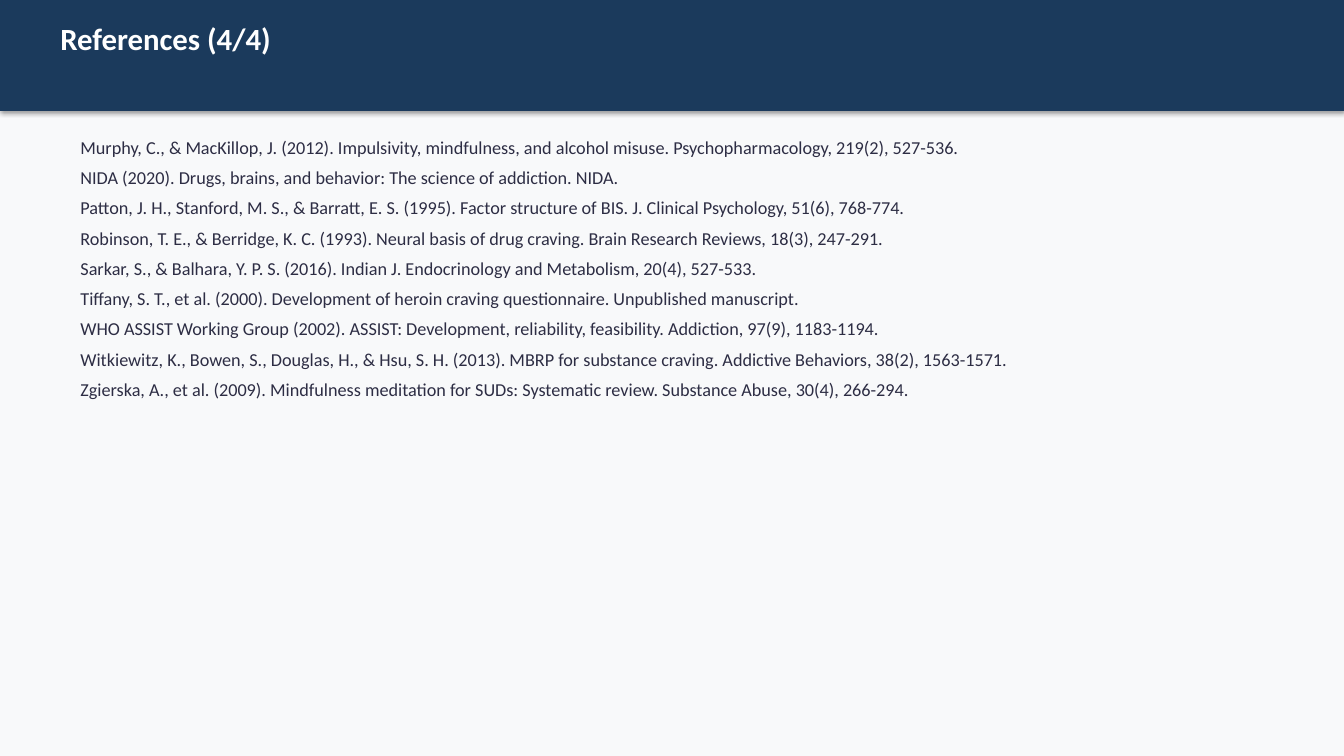
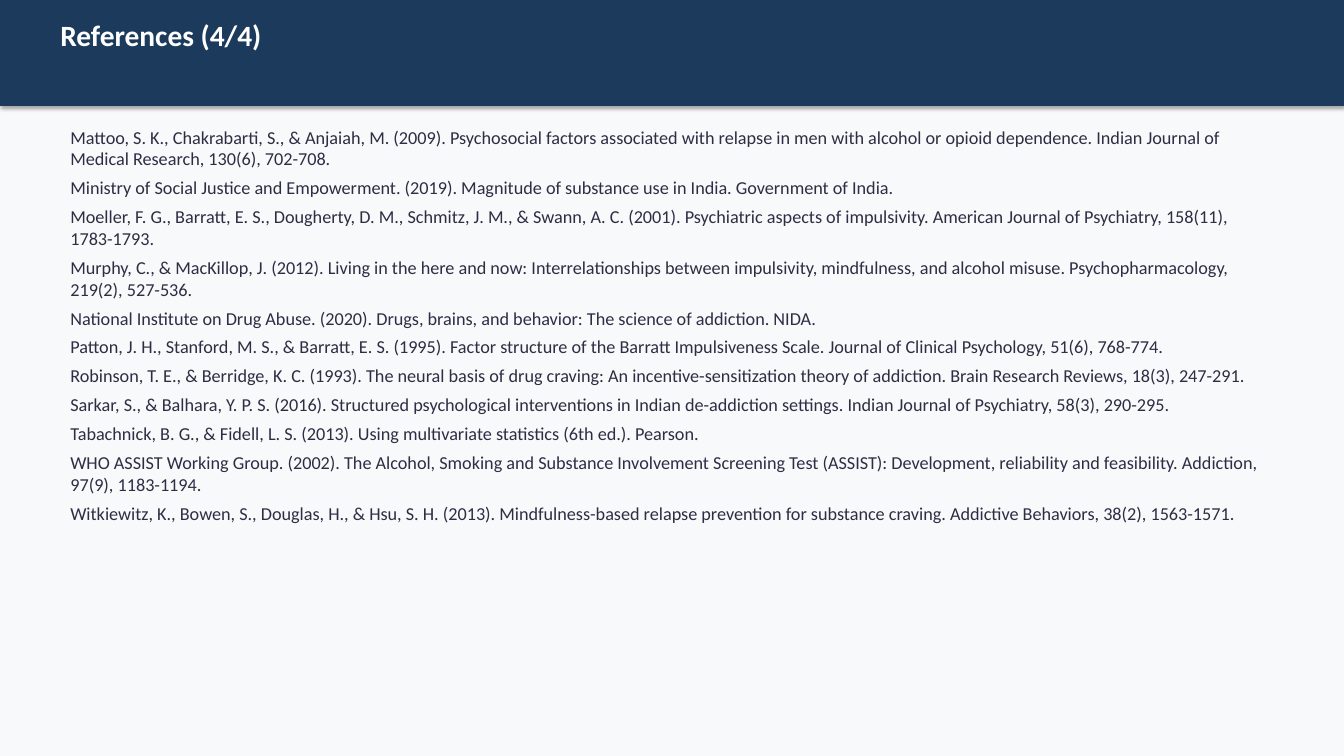
Before and after one commit to tejasdangodra786-byte/Dango-kiro, a slide deck: slide 41 of MBRP_Research_Synopsis_PPT.pptx (slide 38 before the commit). Drawn at 1344x756 pixels with LibreOffice and Linux fonts; fonts in the diff are those of the drawing. Boxes give left, top, right and bottom in pixels: in the first picture for what was removed or moved away, otherwise in the second. Text is boxed around its words. In the diff, an @@ line names an element or a change of style, - is before the commit and + after.

Commit message:
MBRP PPT v3: All corrections applied - OCDUS, 6 sessions/3 weeks, male justification, ANCOVA detail, null hypotheses, summary/conclusion, Man Nasha Mukti Kendra, APA7

```diff
--- a/MBRP_Research_Synopsis_PPT.pptx
+++ b/MBRP_Research_Synopsis_PPT.pptx
@@ rectangle: place and size @@
-rectangle at (0, 0, 1344, 111)
+rectangle at (0, 0, 1344, 106)
@@ text "References (4/4)" at (60, 24, 262, 51): size 22 to 21 pt @@
@@ text at (70, 131, 1257, 523): text changed @@
-Murphy, C., & MacKillop, J. (2012). Impulsivity, mindfulness, and alcohol misuse. Psychopharmacology, 219(2), 527-536.
-NIDA (2020). Drugs, brains, and behavior: The science of addiction. NIDA.
-Patton, J. H., Stanford, M. S., & Barratt, E. S. (1995). Factor structure of BIS. J. Clinical Psychology, 51(6), 768-774.
-Robinson, T. E., & Berridge, K. C. (1993). Neural basis of drug craving. Brain Research Reviews, 18(3), 247-291.
-Sarkar, S., & Balhara, Y. P. S. (2016). Indian J. Endocrinology and Metabolism, 20(4), 527-533.
-Tiffany, S. T., et al. (2000). Development of heroin craving questionnaire. Unpublished manuscript.
-WHO ASSIST Working Group (2002). ASSIST: Development, reliability, feasibility. Addiction, 97(9), 1183-1194.
-Witkiewitz, K., Bowen, S., Douglas, H., & Hsu, S. H. (2013). MBRP for substance craving. Addictive Behaviors, 38(2), 1563-1571.
-Zgierska, A., et al. (2009). Mindfulness meditation for SUDs: Systematic review. Substance Abuse, 30(4), 266-294.
+Mattoo, S. K., Chakrabarti, S., & Anjaiah, M. (2009). Psychosocial factors associated with relapse in men with alcohol or opioid dependence. Indian Journal of Medical Research, 130(6), 702-708.
+Ministry of Social Justice and Empowerment. (2019). Magnitude of substance use in India. Government of India.
+Moeller, F. G., Barratt, E. S., Dougherty, D. M., Schmitz, J. M., & Swann, A. C. (2001). Psychiatric aspects of impulsivity. American Journal of Psychiatry, 158(11), 1783-1793.
+Murphy, C., & MacKillop, J. (2012). Living in the here and now: Interrelationships between impulsivity, mindfulness, and alcohol misuse. Psychopharmacology, 219(2), 527-536.
+National Institute on Drug Abuse. (2020). Drugs, brains, and behavior: The science of addiction. NIDA.
+Patton, J. H., Stanford, M. S., & Barratt, E. S. (1995). Factor structure of the Barratt Impulsiveness Scale. Journal of Clinical Psychology, 51(6), 768-774.
+Robinson, T. E., & Berridge, K. C. (1993). The neural basis of drug craving: An incentive-sensitization theory of addiction. Brain Research Reviews, 18(3), 247-291.
+Sarkar, S., & Balhara, Y. P. S. (2016). Structured psychological interventions in Indian de-addiction settings. Indian Journal of Psychiatry, 58(3), 290-295.
+Tabachnick, B. G., & Fidell, L. S. (2013). Using multivariate statistics (6th ed.). Pearson.
+WHO ASSIST Working Group. (2002). The Alcohol, Smoking and Substance Involvement Screening Test (ASSIST): Development, reliability and feasibility. Addiction, 97(9), 1183-1194.
+Witkiewitz, K., Bowen, S., Douglas, H., & Hsu, S. H. (2013). Mindfulness-based relapse prevention for substance craving. Addictive Behaviors, 38(2), 1563-1571.
```
Also in this commit, not shown: 34 other slides changed, 7 slides added, 3 slides removed, 1 other file.
